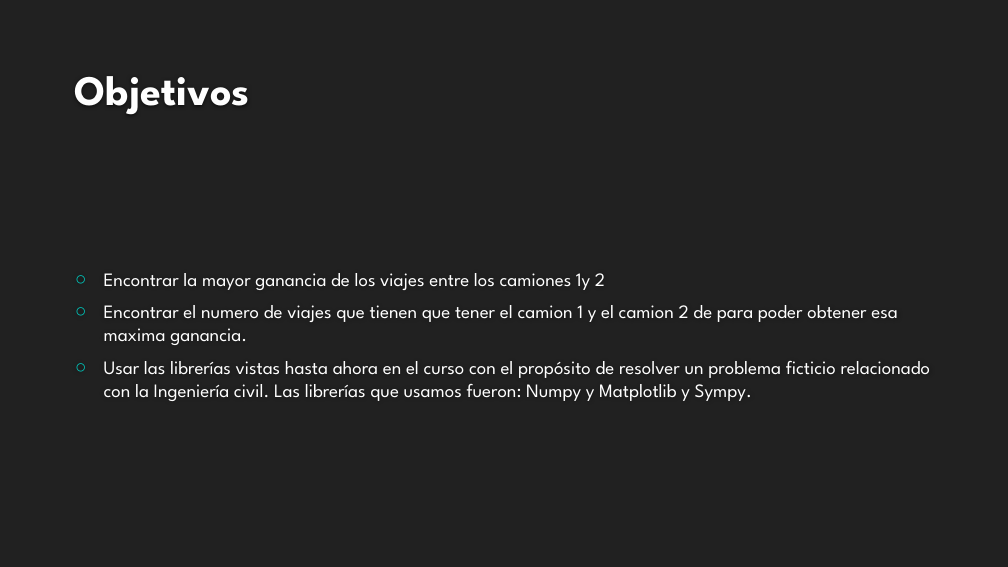
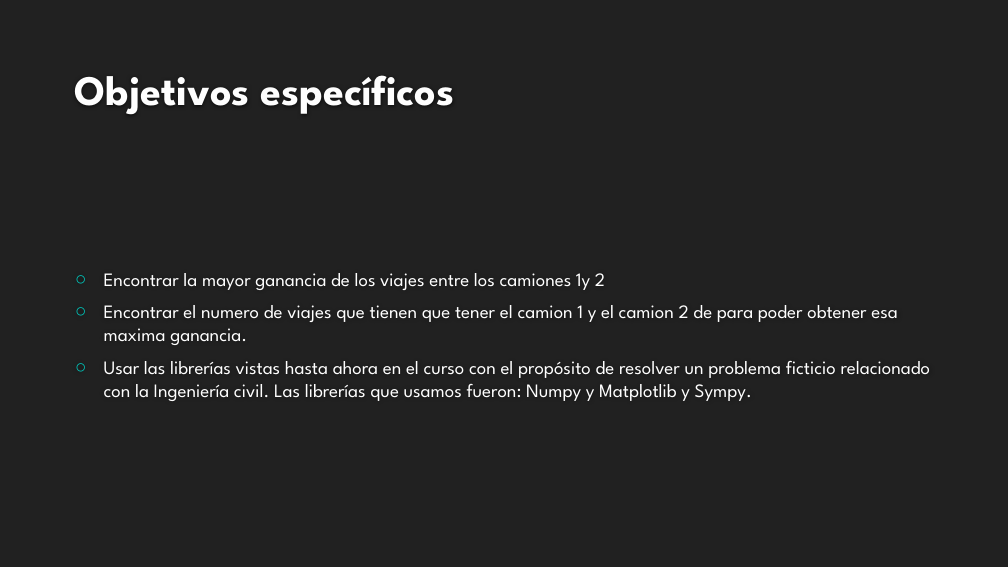
Before and after one commit to Miriam-Castellanos/PROYECTO-MODULO-1, a slide deck: slide 3 of Presentación proyecto modulo 1.pptx (slide 2 before the commit). Drawn at 1008x567 pixels with LibreOffice and Linux fonts; fonts in the diff are those of the drawing; background and template pictures are left out. Boxes give left, top, right and bottom in pixels: in the first picture for what was removed or moved away, otherwise in the second. Text is boxed around its words. In the diff, an @@ line names an element or a change of style, - is before the commit and + after.

```diff
--- a/Presentación proyecto modulo 1.pptx
+++ b/Presentación proyecto modulo 1.pptx
@@ title at (75, 75, 455, 114): text changed @@
-Objetivos
+Objetivos específicos
```
Also in this commit, not shown: 3 other slides changed, 3 slides added, 1 slide removed.
